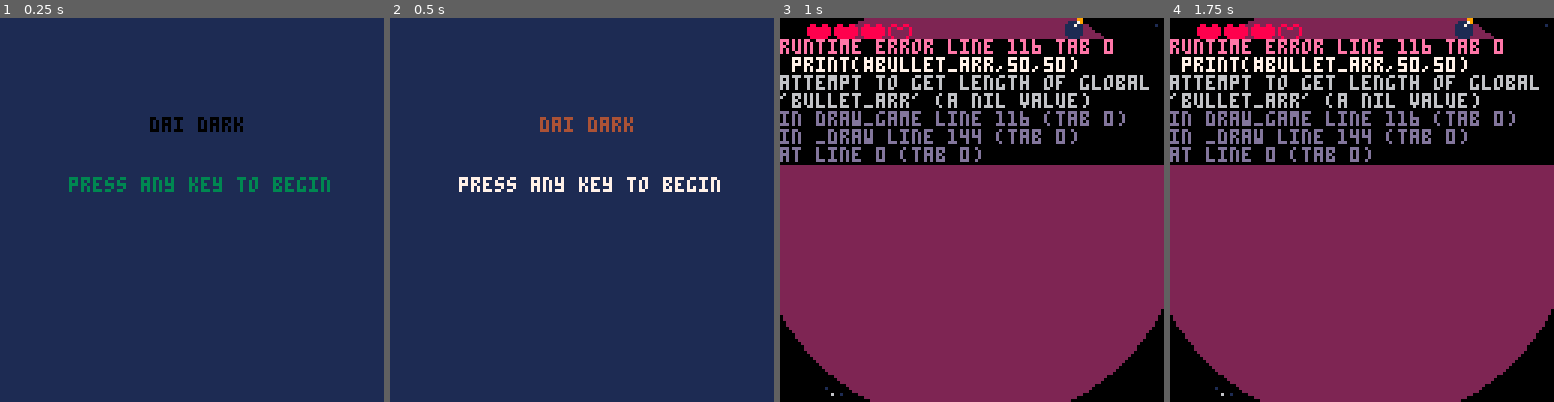
Above: before the commit, frames 1-4 (left to right).
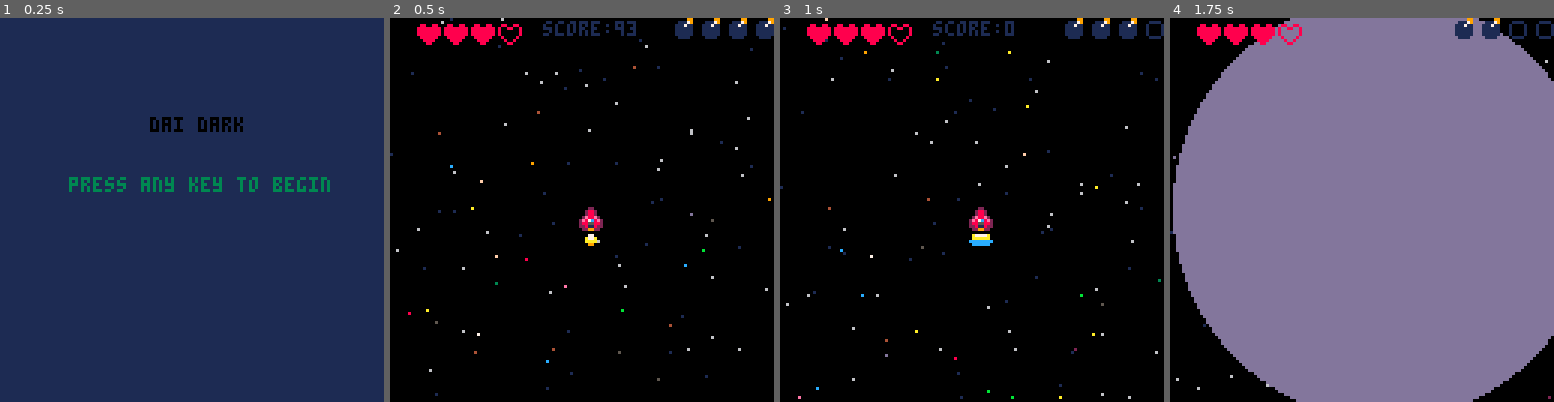
Above: after the commit, the same moments.

Repository: CreamCheese-dev/dai-dark-smhup
Game: PICO-8 cartridge smhup.p8
The game is run twice, just before and just after one commit, with the same random seed, the same clock (stepped at 60 frames per second) and the same inputs.
Inputs:
- Up to frame 1 (0.25 s): no input
- Up to frame 2 (0.5 s): tap X (X key) at 0.33 s
- Up to frame 3 (1 s): tap O (Z key) at 0.7 s
- Up to frame 4 (1.75 s): tap X (X key) at 1.07 s; hold Right from 1.6 s (still down); tap O (Z key) at 1.7 s

Frame 1 is identical in both runs. In frame 2, 99% of the frame differs, in the area x 0-100%, y 0-100%; in frame 3, 69%; in frame 4, 89%.
Error before the commit: runtime error line 116 tab 0; print(#bullet_arr,50,50); attempt to get length of global 'bullet_arr' (a nil value)

Commit message:
Add game over scrn. Created a base to start expt scrn trans.

Diff:
--- a/draw.lua
+++ b/draw.lua
@@ -33,6 +33,17 @@
 		else
 			spr(12,i*9+85)
 		end
-	print(#bullet_arr,50,50)
 	end
 end
+
+function draw_start()
+	cls(1)
+	print("dai dark",50,33,rnd(16))
+	print("press any key to begin",23,53,rnd(16))
+end
+
+function draw_over()
+    cls(1)
+	print("game over",50,33,rnd(16))
+	print("press any key to start again",11,53,rnd(16))
+end
--- a/smhup.p8
+++ b/smhup.p8
@@ -11,17 +11,13 @@
 	mode="start"
 end
 
-function draw_start()
-	cls(1)
-	print("dai dark",50,33,rnd(16))
-	print("press any key to begin",23,53,rnd(16))
-end
-
 function _update()
 	if mode == "game" then
 		update_game()
 	elseif mode == "start" then
 		update_start()
+	elseif mode == "over" then
+		draw_over()
 	end
 
 end
@@ -32,6 +28,8 @@
 		draw_game()
 	elseif mode == "start" then
 		draw_start()
+	elseif mode == "over" then
+		draw_over()
 	end
 end
 
--- a/update.lua
+++ b/update.lua
@@ -73,7 +73,14 @@
 end
 
 function update_start()
-    if btnp(4) then
+    if btnp(4) or btnp(5) then
         start_game()
     end
 end
+
+function update_over()
+    if btnp(4) or btnp(5) then
+        mode = "start"
+    end
+
+end
